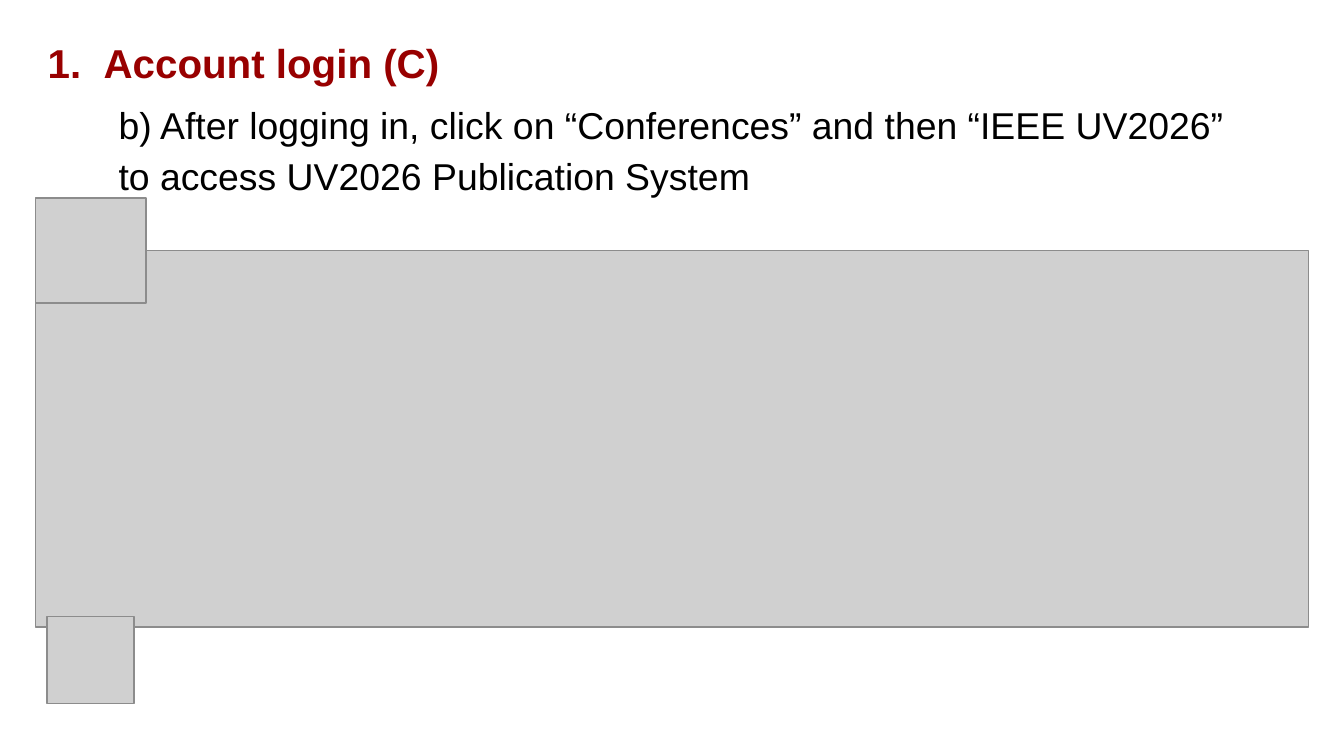
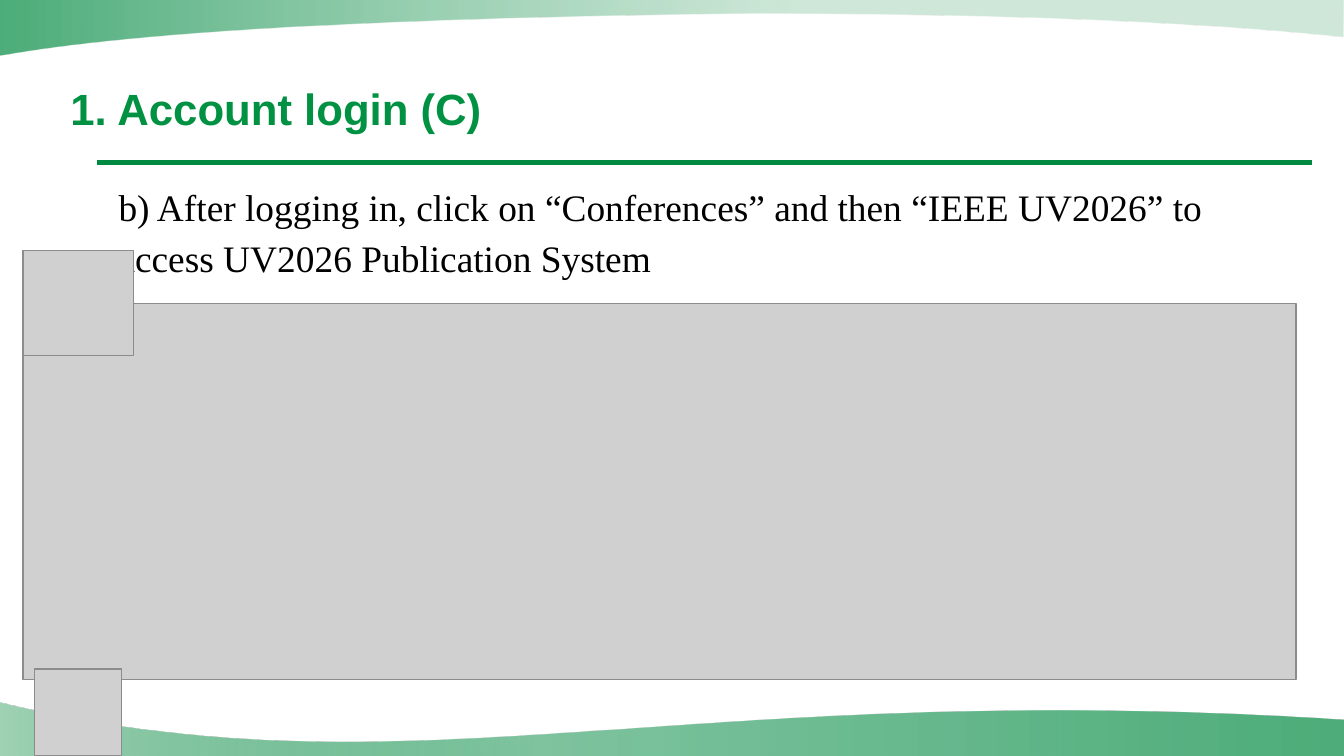
Before and after one commit to UV2026/Email-CFP, a slide deck: slide 5 of Instructions/PPT/Instructions for UV2026 Paper Review & Assignment on EasyChair (Session Chair)[UV2026].pptx. Drawn at 1344x756 pixels with LibreOffice and Linux fonts; fonts in the diff are those of the drawing; grey boxes stand for pictures; background and template pictures are left out. Boxes give left, top, right and bottom in pixels: in the first picture for what was removed or moved away, otherwise in the second. Text is boxed around its words. In the diff, an @@ line names an element or a change of style, - is before the commit and + after.

```diff
--- a/Instructions/PPT/Instructions for UV2026 Paper Review & Assignment on EasyChair (Session Chair)[UV2026].pptx
+++ b/Instructions/PPT/Instructions for UV2026 Paper Review & Assignment on EasyChair (Session Chair)[UV2026].pptx
@@ freeform shape added at (0, 0, 1343, 55), fill gradient #008A41 to #A0D2B4 @@
@@ text at (70, 93, 482, 134): text changed; size 21.6 to 23.4 pt; text colour #980000 to #009242 @@
-1. Account login (C)
+1. Account login (C)
@@ text "b) After logging in, click ...": place and size @@
-text "b) After logging in, click ..." at (119, 112, 1223, 198)
+text "b) After logging in, click ..." at (119, 194, 1202, 279)
@@ text "b) After logging in, click ..." at (119, 194, 1202, 279): font Arial to Times New Roman @@
@@ line added from (97, 163) to (1313, 163), #008A41 2.5 pt @@
@@ picture: place and size @@
-picture at (35, 198, 145, 302)
+picture at (23, 251, 133, 356)
@@ picture: place and size @@
-picture at (35, 251, 1308, 628)
+picture at (23, 304, 1296, 680)
@@ picture: place and size @@
-picture at (47, 617, 134, 704)
+picture at (35, 669, 122, 756)
@@ freeform shape added at (0, 703, 1344, 756), fill gradient #008A41 to #A0D2B4 @@
```
Also in this commit, not shown: 21 other slides changed, 7 other files.
